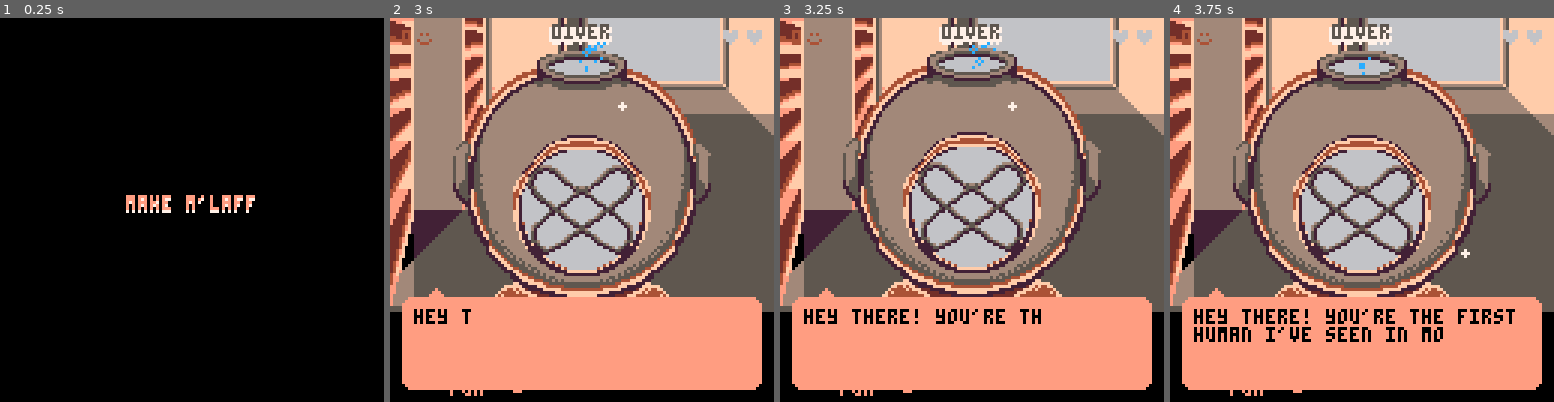
Above: before the commit, frames 1-4 (left to right).
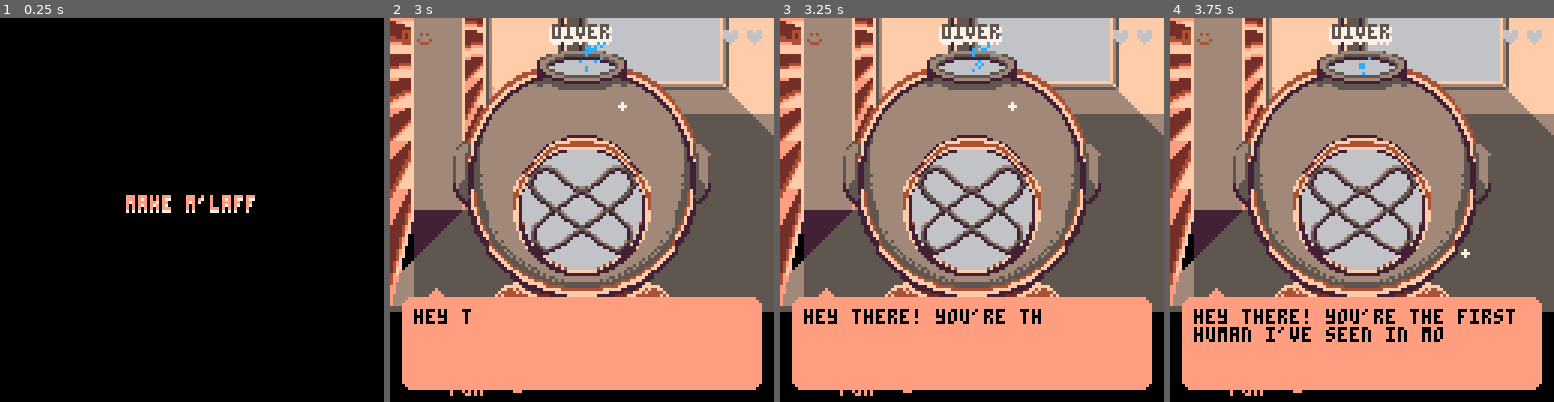
Above: after the commit, the same moments.

Repository: Alfie-Edwards/game-boys
Game: PICO-8 cartridge game.p8
The game is run twice, just before and just after one commit, with the same random seed, the same clock (stepped at 60 frames per second) and the same inputs.
Inputs (mouse positions are in pixels of both pictures, inside the frame that each line leads up to):
- Up to frame 1 (0.25 s): no input
- Up to frame 2 (3 s): tap X (X key) at 0.33, 1.07, 1.85, 2.97 s; click (670, 121) at 0.67 s; tap O (Z key) at 0.7, 1.7, 2.1, 2.5, 2.9 s; click (436, 267) at 1.22 s; click (497, 114) at 1.77 s; click (562, 259) at 2.32 s; click (624, 106) at 2.87 s
- Up to frame 3 (3.25 s): no input
- Up to frame 4 (3.75 s): tap O (Z key) at 3.3, 3.7 s; click (1465, 256) at 3.42 s

Frames 1-2 are identical in both runs. In frame 3, 10% of the frame differs, in the area x 16-84%, y 3-73%; in frame 4, nothing differs.

Commit message:
fix for emotions

Diff:
--- a/face.lua
+++ b/face.lua
@@ -371,10 +371,6 @@
 function draw_head(name, emotion)
 	if (emotion == nil) emotion = "neutral"
 
-	-- -- TODO #temp
-	-- name = "diver"
-	-- name = "priest"
-
 	-- setup
 	palt(0, false)
 	palt(13, true)
--- a/game.p8
+++ b/game.p8
@@ -320,7 +320,7 @@
 
 	-- Head
     camera(0, head_y_offset)
-	draw_head(current_person().name, current_emotion())
+	draw_head(current_person().name, current_emotion)
     camera()
 
     -- Laugh maker
--- a/people.lua
+++ b/people.lua
@@ -209,6 +209,7 @@
 adjustment_number = 0 -- 0 == 'initial prompt'
 people_sequencing = {}
 ready_for_next_person = false
+current_emotion = "neutral"
 
 
 -- functions -------------------
@@ -219,13 +220,6 @@
 	end
 end
 
-function current_emotion() -- "neutral", "laughing", "angry", any others?
-	if laughing then
-		return "laughing"
-	end
-	return "neutral"
-end
-
 function current_person()
 	return people[people_sequencing[current_person_index]]
 end
@@ -235,6 +229,7 @@
 	if (current_person_index == 1) shuffle_people_sequence()
 	adjustment_number = 0
 	person_state = "entering"
+	current_emotion = "neutral"
 end
 
 function init_people()
@@ -298,6 +293,7 @@
 	show_accepted(current_person().acceptance_text,
 	              current_person().desired_laugh)
 	person_state = "leaving"
+	current_emotion = "laughing"
 end
 
 function reject()
@@ -306,6 +302,7 @@
 		lose()
 	end
 	person_state = "leaving"
+	current_emotion = "angry"
 end
 
 function choose(choice)
